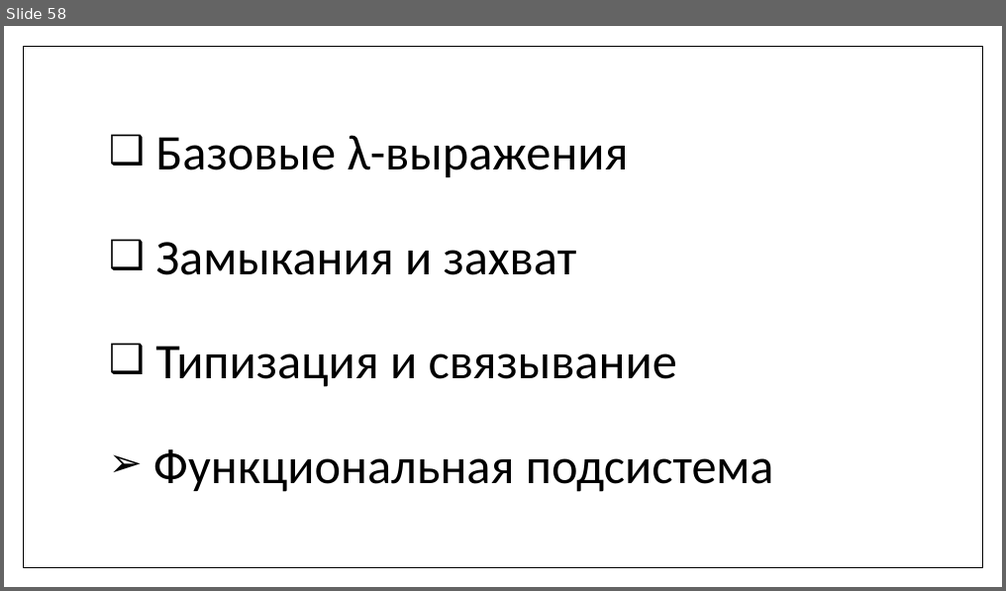
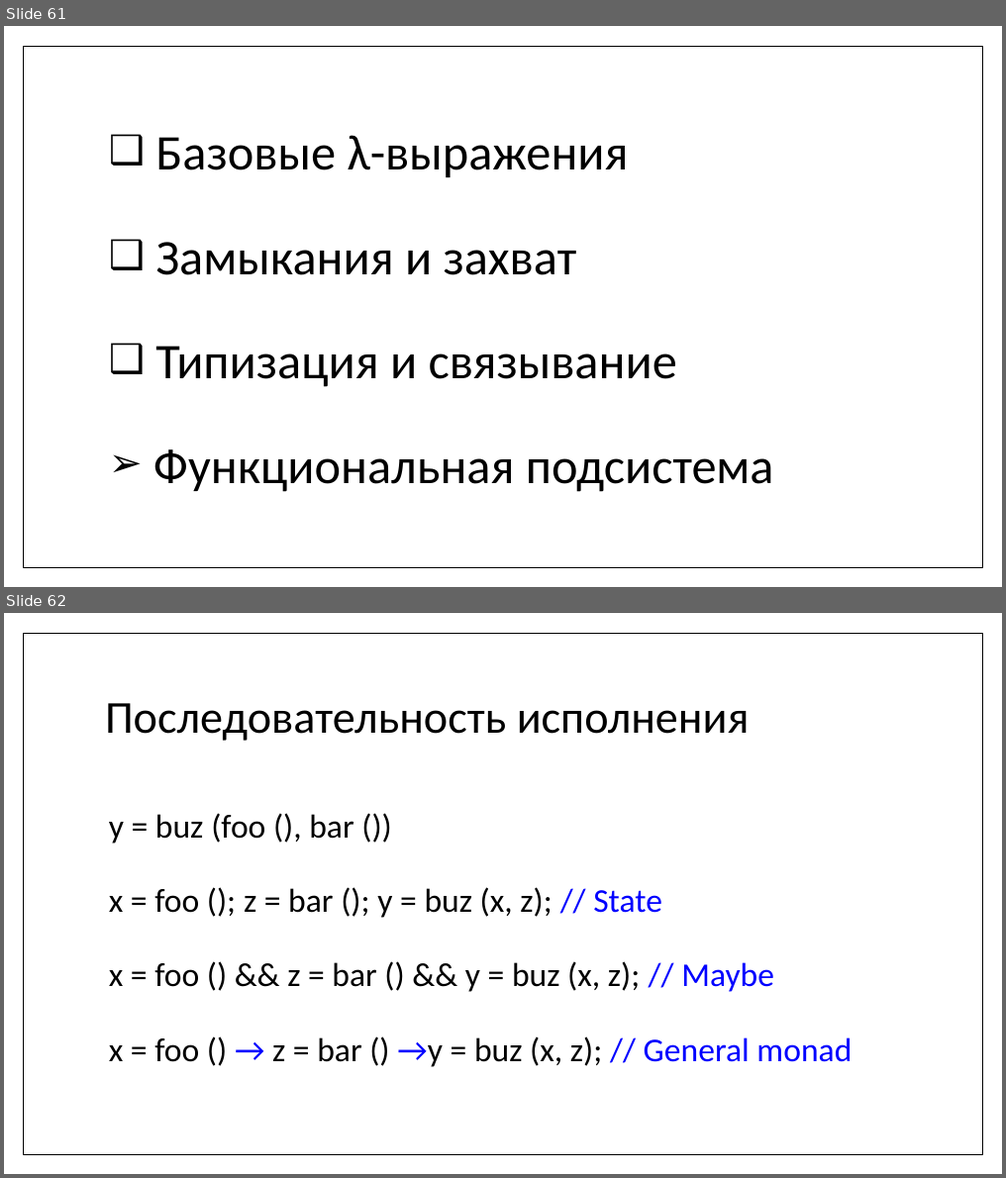
Before and after one commit to MIPT-ILab/cpp-lects-rus, a slide deck: slides/lec2-7-lambdas.pptx. Shown one above the other, each under a label of ours: slide 58 before the commit, slides 61 and 62 after it. The pictures are 1006x591 and 1006x1178 pixels, drawn with LibreOffice and Linux fonts; fonts in the diff are those of the drawing. Boxes give left, top, right and bottom in pixels: in the first picture for what was removed or moved away, otherwise in the second. Text is boxed around its words. In the diff, an @@ line names an element or a change of style, - is before the commit and + after.

```diff
--- a/slides/lec2-7-lambdas.pptx
+++ b/slides/lec2-7-lambdas.pptx
@@ slide 62 added at <box>4,613,1002,1174</box>, background #FFFFFF; not listed: 1 template element that a slide beside it also shows @@
@@ title added at <box>105,703,749,741</box>, 44 pt, text #000000 @@
+Последовательность исполнения
@@ text added at <box>109,813,851,1067</box>, 32 pt, text #000000 @@
+y = buz (foo (), bar ())
+x = foo (); z = bar (); y = buz (x, z); // State
+x = foo () && z = bar () && y = buz (x, z); // Maybe
+x = foo () → z = bar () →y = buz (x, z); // General monad
@@ what was slide 58 is now slide 61 @@
```
Also in this commit, not shown: 6 slides changed, 9 other slides added, 10 other files.
